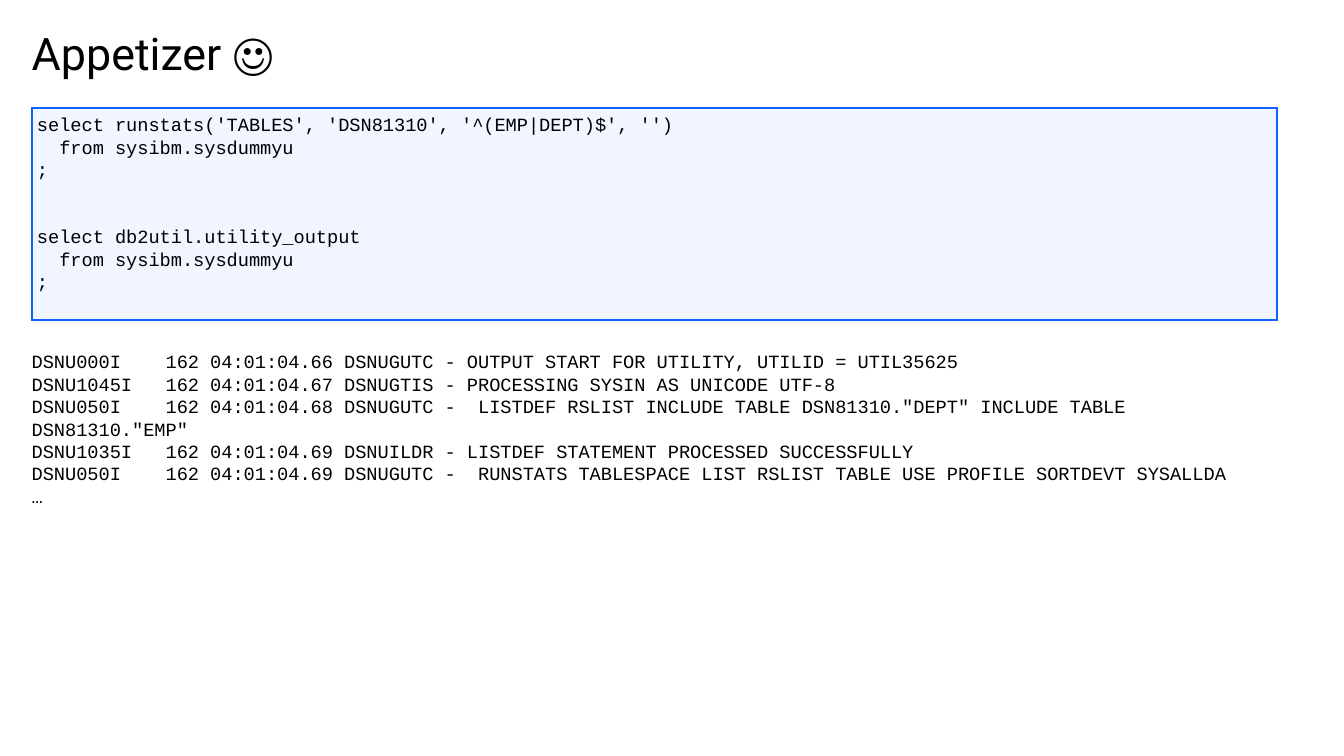
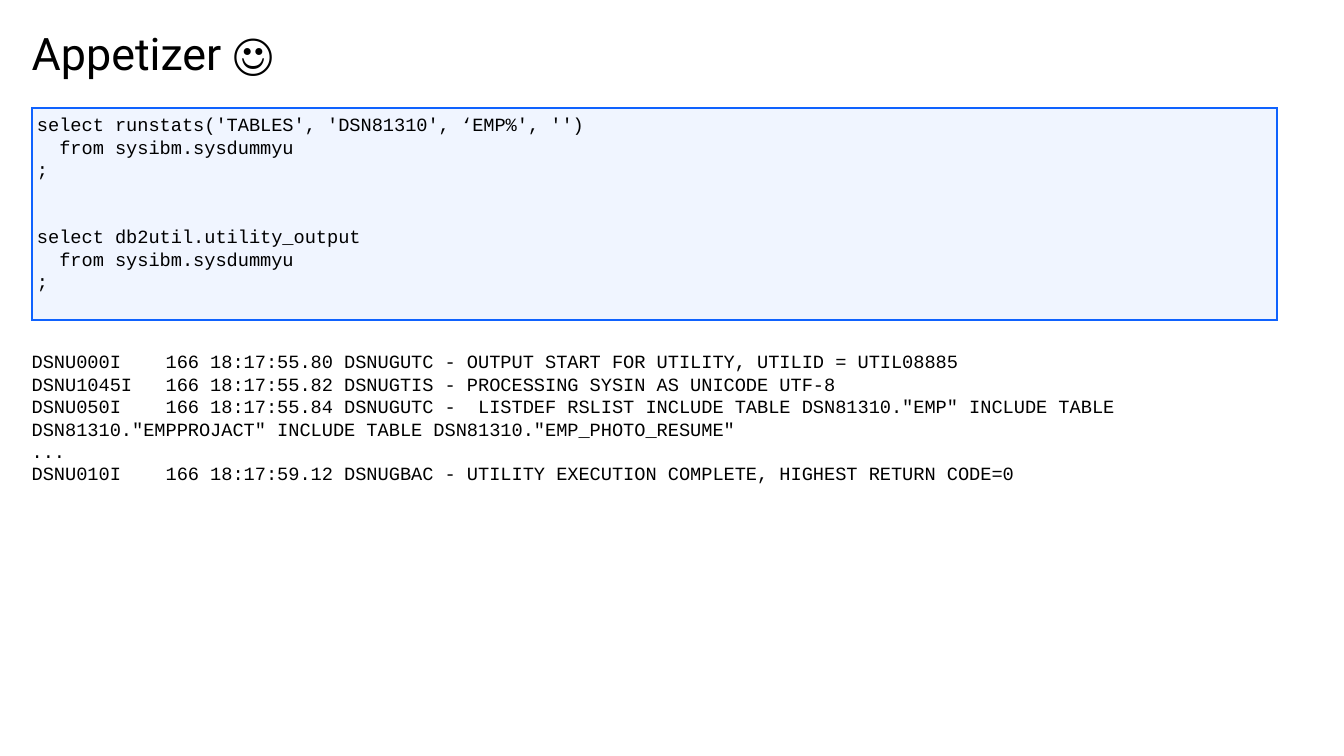
Before and after one commit to de103252/Db2_Routines, a slide deck: slide 3 of Db2 Routines Presentation.pptx. Drawn at 1344x756 pixels with LibreOffice and Linux fonts; fonts in the diff are those of the drawing; background and template pictures are left out. Boxes give left, top, right and bottom in pixels: in the first picture for what was removed or moved away, otherwise in the second. Text is boxed around its words. In the diff, an @@ line names an element or a change of style, - is before the commit and + after.

```diff
--- a/Db2 Routines Presentation.pptx
+++ b/Db2 Routines Presentation.pptx
@@ text at [37,118,539,135]: text changed @@
-select runstats('TABLES', 'DSN81310', '^(EMP|DEPT)$', '')
+select runstats('TABLES', 'DSN81310', ‘EMP%', '')
@@ text at [32,355,1114,484]: text changed @@
-DSNU000I 162 04:01:04.66 DSNUGUTC - OUTPUT START FOR UTILITY, UTILID = UTIL35625
-DSNU1045I 162 04:01:04.67 DSNUGTIS - PROCESSING SYSIN AS UNICODE UTF-8
-DSNU050I 162 04:01:04.68 DSNUGUTC - LISTDEF RSLIST INCLUDE TABLE DSN81310."DEPT" INCLUDE TABLE DSN81310."EMP"
-DSNU1035I 162 04:01:04.69 DSNUILDR - LISTDEF STATEMENT PROCESSED SUCCESSFULLY
-DSNU050I 162 04:01:04.69 DSNUGUTC - RUNSTATS TABLESPACE LIST RSLIST TABLE USE PROFILE SORTDEVT SYSALLDA
-…
+DSNU000I 166 18:17:55.80 DSNUGUTC - OUTPUT START FOR UTILITY, UTILID = UTIL08885
+DSNU1045I 166 18:17:55.82 DSNUGTIS - PROCESSING SYSIN AS UNICODE UTF-8
+DSNU050I 166 18:17:55.84 DSNUGUTC - LISTDEF RSLIST INCLUDE TABLE DSN81310."EMP" INCLUDE TABLE
+DSN81310."EMPPROJACT" INCLUDE TABLE DSN81310."EMP_PHOTO_RESUME"
+...
+DSNU010I 166 18:17:59.12 DSNUGBAC - UTILITY EXECUTION COMPLETE, HIGHEST RETURN CODE=0
```
Also in this commit, not shown: 1 other slide changed, 4 other files.
